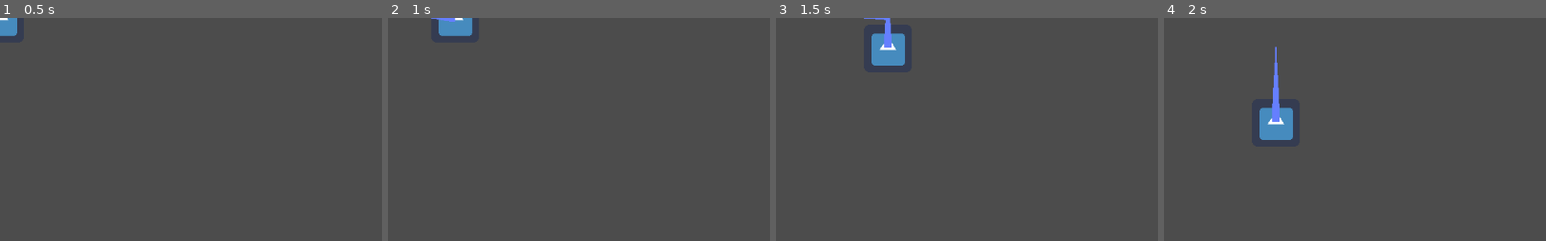
Above: before the commit, frames 1-4 (left to right).
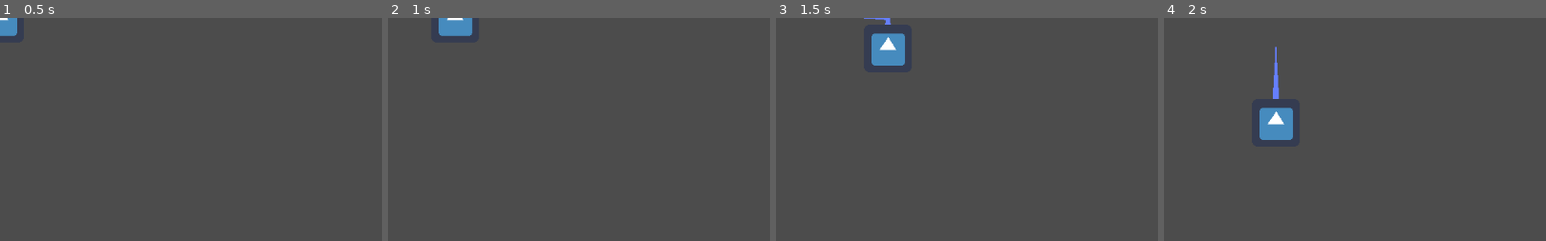
Above: after the commit, the same moments.

Repository: Hasenn/godot-trail
Game: Godot game, scene res://TestScene.tscn
The game is run twice, just before and just after one commit, with the same random seed, the same clock (stepped at 60 frames per second) and the same inputs. The project has no main scene, so this scene is started directly. The engine's default icon, where the game draws it, is replaced by a stand-in: a white triangle on a blue panel in a dark square.
Inputs:
- Up to frame 1 (0.5 s): no input
- Up to frame 2 (1 s): tap Enter at 0.5 s; hold D (right) from 0.53 s (still down)
- Up to frame 3 (1.5 s): release D (right) at 1.28 s; hold S (down) from 1.28 s (still down)
- Up to frame 4 (2 s): keep holding S (down)
The pictures show only the part of the screen within x 0-50%, y 0-50%; the shares and areas given below are measured in that part.

Frame 1 is identical in both runs. In frame 2, less than 0.1% of the frame differs, in the area x 11-18%, y 0-2%; in frame 3, 0.2%; in frame 4, 0.2%, in the area x 28-31%, y 36-47%.

Commit message:
Remove print statement

Diff:
--- a/TestScene.tscn
+++ b/TestScene.tscn
@@ -16,6 +16,7 @@
 
 [node name="Line2D" type="Line2D" parent="icon"]
 position = Vector2( 0, -1 )
+z_index = -1
 points = PoolVector2Array( 1, 1 )
 width_curve = SubResource( 1 )
 default_color = Color( 0.4, 0.501961, 1, 1 )
--- a/trail.gd
+++ b/trail.gd
@@ -15,7 +15,6 @@
 
 func _physics_process(delta):
 	var new_point = target.global_position
-	print(new_point)
 	if ((new_point - last_point).length_squared() >= pow(step_size,2)):
 		add_point(new_point)
 	if get_point_count() > max_points:
